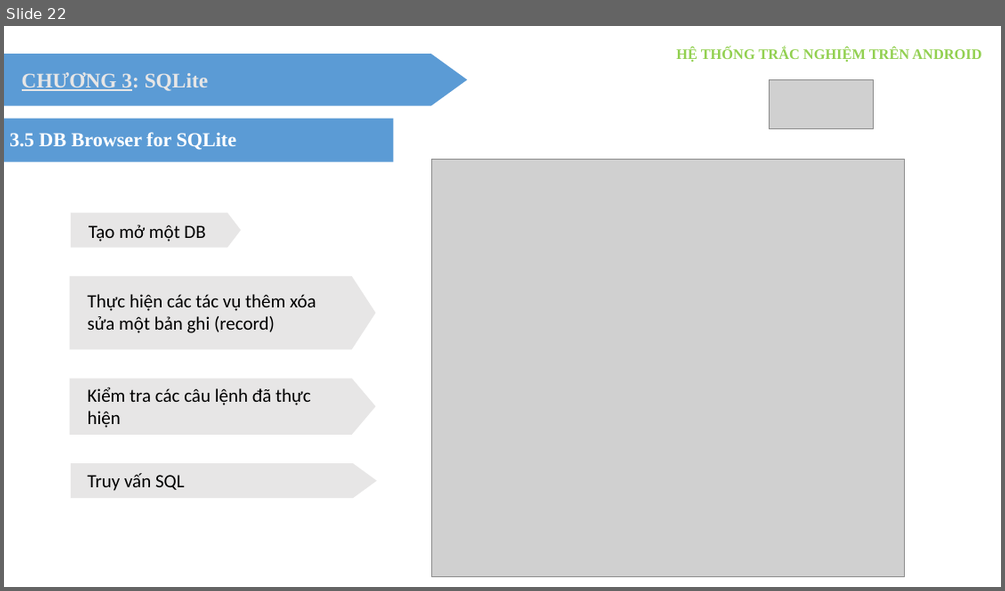
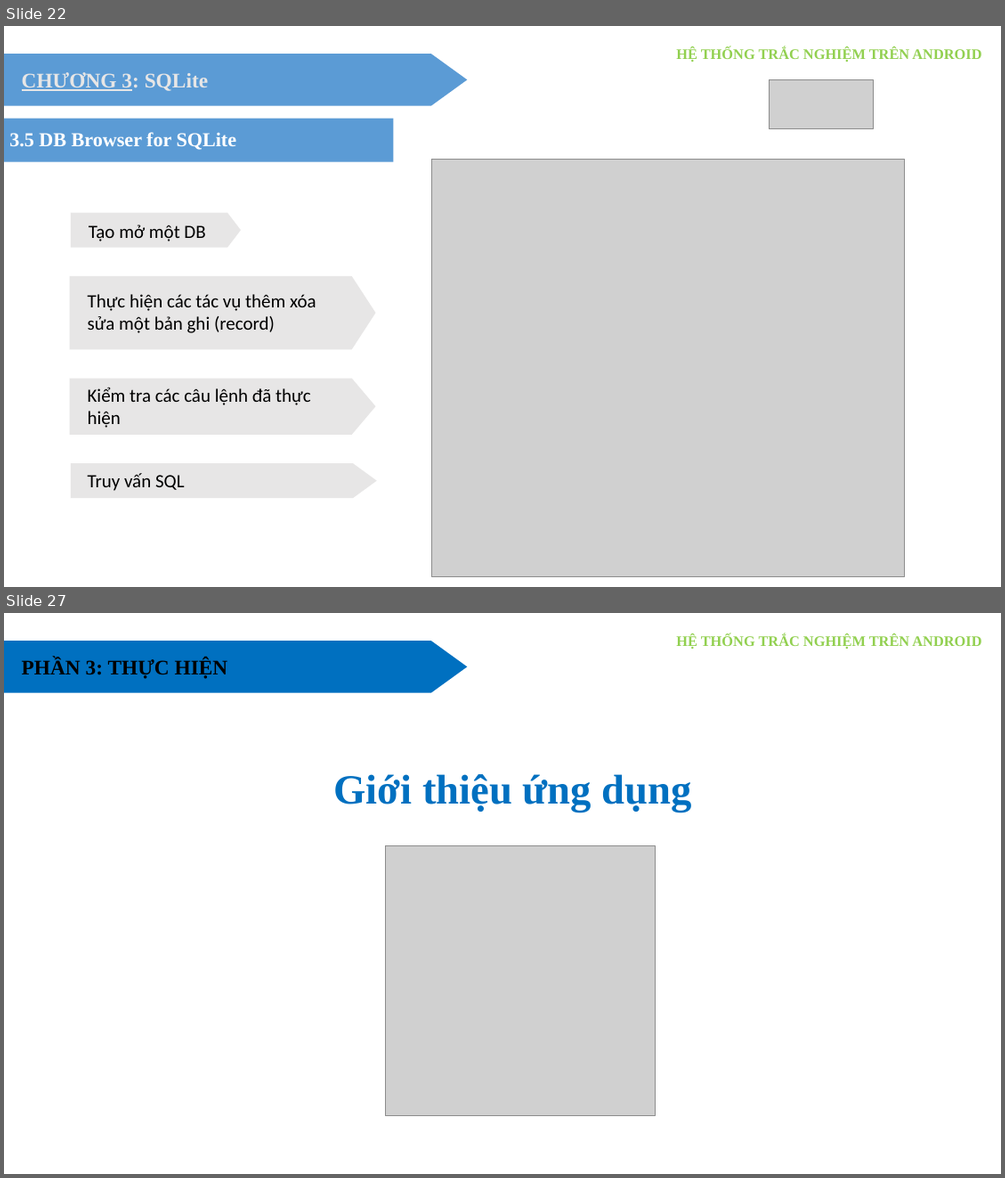
Before and after one commit to khanhcdt17/DoAnCoSo, a slide deck: WP.pptx. Shown one above the other, each under a label of ours: slide 22 before the commit, slides 22 and 27 after it; the slides between them are not shown. The pictures are 1005x591 and 1005x1178 pixels, drawn with LibreOffice and Linux fonts; fonts in the diff are those of the drawing; grey boxes stand for pictures. Boxes give left, top, right and bottom in pixels: in the first picture for what was removed or moved away, otherwise in the second. Text is boxed around its words. In the diff, an @@ line names an element or a change of style, - is before the commit and + after.

```diff
--- a/WP.pptx
+++ b/WP.pptx
@@ slide 27 added at [4, 613, 1001, 1174], background #FFFFFF @@
@@ text added at [676, 634, 981, 649], 14 pt, text #92D050, bold @@
+HỆ THỐNG TRẮC NGHIỆM TRÊN ANDROID
@@ freeform shape added at [4, 641, 467, 693], fill #0070C0 @@
@@ text added at [22, 658, 228, 679], 20 pt, text #000000, bold @@
+PHẦN 3: THỰC HIỆN
@@ text added at [334, 774, 692, 812], 40 pt, text #0070C0, bold @@
+Giới thiệu ứng dụng
@@ picture added at [386, 845, 655, 1116] @@
```
Also in this commit, not shown: 6 slides changed, 1 other slide added, 1 slide removed, 53 other files.
